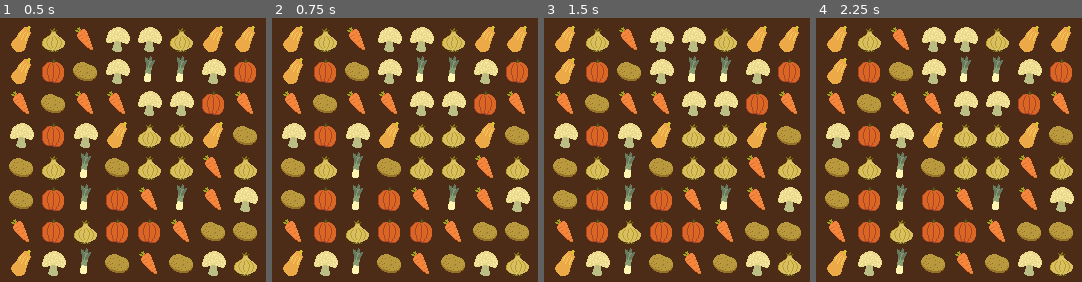
Above: before the commit, frames 1-4 (left to right).
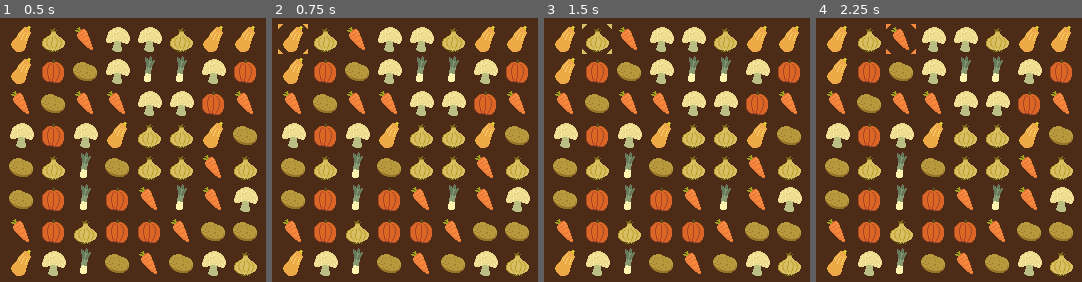
Above: after the commit, the same moments.

Repository: Nocturnal-sys/comfy-jam-autumn-2025
Game: Godot game, scene res://scenes/game.tscn
Two runs of this game, one before a commit and one after it. Both use one fixed random seed, a clock stepped at 60 frames per second and the inputs below.
Inputs (mouse positions are in pixels of both pictures, inside the frame that each line leads up to):
- Up to frame 1 (0.5 s): no input
- Up to frame 2 (0.75 s): click (293, 39) at 0.5 s
- Up to frame 3 (1.5 s): click (597, 39) at 1.27 s
- Up to frame 4 (2.25 s): click (901, 39) at 2.02 s

Frame 1 is identical in both runs. In frame 2, less than 0.1% of the frame differs, in the area x 2-14%, y 2-14%; in frame 3, less than 0.1%; in frame 4, less than 0.1%.

Commit message:
Add hover/focus sprites to buttons

Diff:
--- a/scripts/game_manager.gd
+++ b/scripts/game_manager.gd
@@ -8,6 +8,26 @@
 	preload("res://assets/sprites/potato.png"),
 	preload("res://assets/sprites/pumpkin.png"),
 	preload("res://assets/sprites/squash.png")
+]
+
+const SPRITES_HIGHLIGHT: Array[CompressedTexture2D] = [
+	preload("res://assets/sprites/carrot-highlight.png"),
+	preload("res://assets/sprites/leek-highlight.png"),
+	preload("res://assets/sprites/mushroom-highlight.png"),
+	preload("res://assets/sprites/onion-highlight.png"),
+	preload("res://assets/sprites/potato-highlight.png"),
+	preload("res://assets/sprites/pumpkin-highlight.png"),
+	preload("res://assets/sprites/squash-highlight.png")
+]
+
+const SPRITES_SELECT: Array[CompressedTexture2D] = [
+	preload("res://assets/sprites/carrot-select.png"),
+	preload("res://assets/sprites/leek-select.png"),
+	preload("res://assets/sprites/mushroom-select.png"),
+	preload("res://assets/sprites/onion-select.png"),
+	preload("res://assets/sprites/potato-select.png"),
+	preload("res://assets/sprites/pumpkin-select.png"),
+	preload("res://assets/sprites/squash-select.png")
 ]
 
 const NUM_SPRITES: int = len(SPRITES)
--- a/scripts/vegetable.gd
+++ b/scripts/vegetable.gd
@@ -21,6 +21,8 @@
 func update_type(new_type: int) -> void:
 	type = new_type
 	set_texture_normal(GameManager.SPRITES[type])
+	set_texture_hover(GameManager.SPRITES_HIGHLIGHT[type])
+	set_texture_focused(GameManager.SPRITES_SELECT[type])
 
 
 func _on_pressed() -> void:
